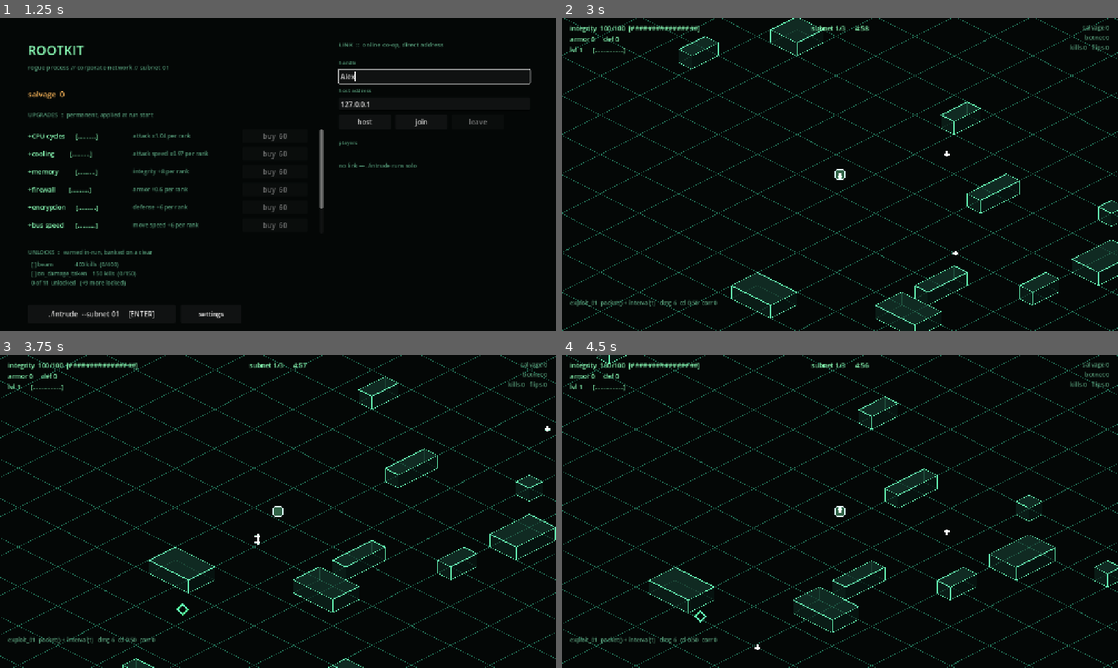
Above: before the commit, frames 1-4 (two rows, left to right).
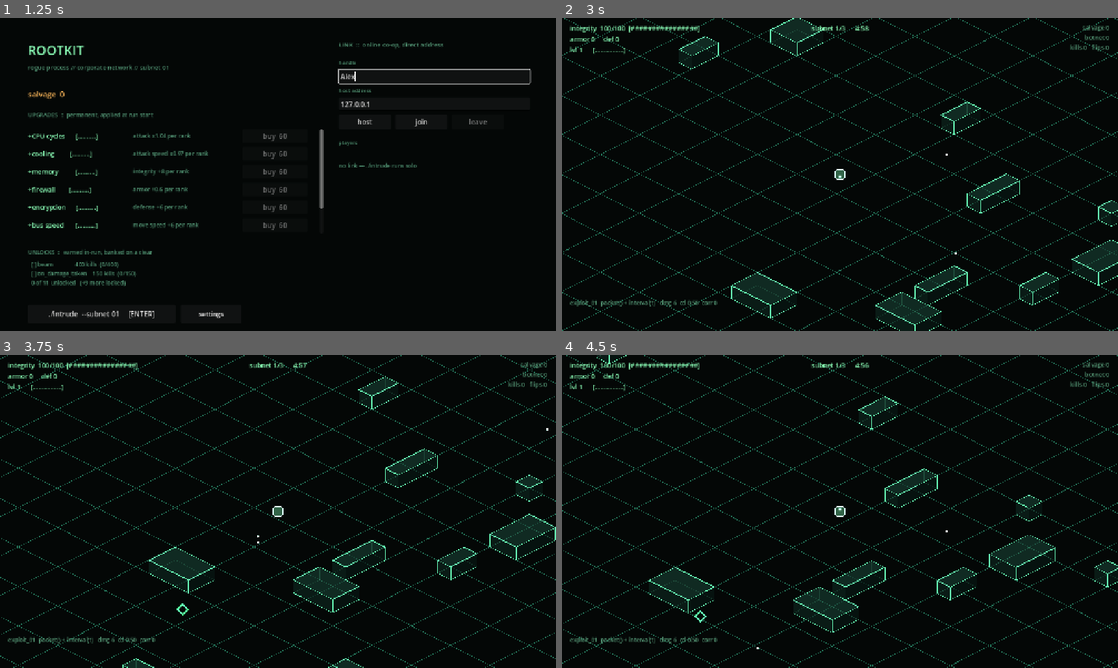
Above: after the commit, the same moments.

Repository: seanperkins/rootkit-game
Game: Godot game, scene res://scenes/main.tscn
Two runs of this game, one before a commit and one after it. Both use one fixed random seed, a clock stepped at 60 frames per second and the inputs below.
Inputs (mouse positions are in pixels of both pictures, inside the frame that each line leads up to):
- Up to frame 1 (1.25 s): click (433, 77) at 0.52 s; type "Alex" at 0.6 s
- Up to frame 2 (3 s): click "./intrude --subnet 01 [ENTER]" at 1.25 s; tap Enter (confirm) at 2 s; move the mouse to (962, 158) at 2.02 s; hold D (move_right) 2.03-2.78 s; hold Enter (confirm) 2.03-2.78 s; move the mouse to (728, 190) at 2.77 s; hold S (move_down) from 2.78 s (still down); tap R (recipes) at 2.85 s
- Up to frame 3 (3.75 s): move the mouse to (333, 442) at 3.52 s; release S (move_down) at 3.53 s; hold D (move_right) from 3.53 s (still down); tap Keypad Enter at 3.6 s
- Up to frame 4 (4.5 s): move the mouse to (812, 574) at 4.27 s; release D (move_right) at 4.28 s; hold W (move_up) from 4.28 s (still down); tap Enter (confirm) at 4.35 s

Frame 1 is identical in both runs. In frame 2, less than 0.1% of the frame differs, in the area x 49-72%, y 42-76%; in frame 3, less than 0.1%, in the area x 45-99%, y 22-61%; in frame 4, less than 0.1%.

Commit message:
feat: packet dot, mine plus and orbiter ring glyphs, and the facing tick

Diff:
--- a/scripts/run/run.gd
+++ b/scripts/run/run.gd
@@ -4449,10 +4449,11 @@
 	add_child(props)
 	props.set("target", self)
 
-## Only enemies need per-frame colour (the corruption lerp) and per-frame glyph
-## (type varies by slot). Projectiles, shards and botnet nodes are one colour and
-## one glyph for the life of the pool, and MultiMesh instance buffers persist —
-## so those are written once here instead of ~4000 setter calls every frame.
+## Only enemies and projectiles need per-frame colour and glyph (the
+## corruption lerp; a slot that is a packet, a mine or an orbiter). Shards and
+## botnet nodes are one colour and one glyph for the life of the pool, and
+## MultiMesh instance buffers persist — so those are written once here instead
+## of ~4000 setter calls every frame.
 func _prime_constant_instances(node: MultiMeshInstance2D, glyph: float, c: Color) -> void:
 	var mm := node.multimesh
 	for i in mm.instance_count:
@@ -4469,7 +4470,6 @@
 	_mm_botnet = _make_mm(26.0, 2)
 	_mm_botnet.multimesh.instance_count = MAX_BOTNET
 
-	_prime_constant_instances(_mm_proj, 4.0, Color(1.1, 1.7, 1.4))
 	_prime_constant_instances(_mm_shard, 5.0, Color(0.5, 1.3, 1.7))
 	_prime_constant_instances(_mm_botnet, 3.0, Color(1.6, 0.5, 1.6))
 
@@ -4521,9 +4521,25 @@
 		mm.set_instance_custom_data(n, Color(float(t.glyph), 0.0, 0.0, 0.0))
 	mm = _mm_proj.multimesh
 	mm.visible_instance_count = projectiles.count
+	# Glyph and colour per frame: spawn happens inside the tick, which may not
+	# touch a renderer node, and slots recycle, so a once-only stamp would need
+	# per-instance memory. Bounded by MAX_PROJECTILES. A mine pulses, because
+	# a mine you forgot you placed is a mine that kills you when the collapse
+	# pushes you back over it.
+	var beat := 0.5 + 0.5 * sin(Time.get_ticks_msec() * 0.006)
 	for i in projectiles.count:
 		mm.set_instance_transform_2d(i, Transform2D(0.0, Vector2.ONE, 0.0,
 			to_iso(_rp(projectiles, i))))
+		var glyph := 14.0
+		var col := Color(1.1, 1.7, 1.4)
+		if _mine_left[i] > 0.0:
+			glyph = 4.0
+			col = Color(2.0, 1.1, 0.4).lerp(Color(2.2, 1.3, 0.5), beat)
+		elif _orbit_left[i] > 0.0:
+			glyph = 15.0
+			col = Color(0.7, 2.0, 1.5)
+		mm.set_instance_custom_data(i, Color(glyph, 0.0, 0.0, 0.0))
+		mm.set_instance_color(i, col)
 	mm = _mm_shard.multimesh
 	mm.visible_instance_count = shards.count
 	for i in shards.count:
@@ -4986,8 +5002,8 @@
 	# steer.
 	#
 	# A disc at PLAYER_RADIUS, so what you see is exactly what collides. The
-	# arrow this replaced pointed somewhere — and the movement has no facing, so
-	# the direction it pointed was never the direction anything happened in.
+	# facing tick on the rim shows where forward weapons fire — facing follows
+	# the last non-zero movement.
 	# Every LIVE slot is drawn, a teammate in its own hue under a name tag; an
 	# ABSENT slot sits dimmed where it parked; a DEAD one is gone.
 	var pf := ThemeDB.fallback_font
@@ -4998,6 +5014,9 @@
 		var a: float = e[2]
 		draw_circle(o, PLAYER_RADIUS, Color(c.r * 0.22, c.g * 0.22, c.b * 0.22, a))
 		draw_arc(o, PLAYER_RADIUS, 0.0, TAU, 28, Color(c.r, c.g, c.b, a), 2.0)
+		var tip := to_iso(player_render_pos[ps] + player_facing[ps] * (PLAYER_RADIUS + 9.0))
+		var rim := to_iso(player_render_pos[ps] + player_facing[ps] * PLAYER_RADIUS)
+		draw_line(rim, tip, Color(c.r, c.g, c.b, a), 2.0)
 		var tag: String = e[3]
 		if tag != "":
 			draw_string(pf, o + Vector2(0.0, -PLAYER_RADIUS - 6.0), tag,
--- a/shaders/glyph.gdshader
+++ b/shaders/glyph.gdshader
@@ -39,7 +39,7 @@
 		float h = max(abs(p.x) * 0.866 + abs(p.y) * 0.5, abs(p.y));
 		a = max(ring(h, 0.40, 0.09), ring(h, 0.22, 0.07));
 	} else if (g == 4) {
-		// packet — a plus
+		// mine — a plus (the projectile pool's mines; packets are g == 14)
 		float v = (1.0 - smoothstep(0.10, 0.19, abs(p.x))) * step(abs(p.y), 0.42);
 		float hh = (1.0 - smoothstep(0.10, 0.19, abs(p.y))) * step(abs(p.x), 0.42);
 		a = max(v, hh);
@@ -63,7 +63,7 @@
 		float ang = atan(p.y, p.x) / 6.2832 + 0.5;
 		a = br * step(0.34, abs(fract(ang * 4.0) - 0.5) * 2.0);
 	} else if (g == 9) {
-		// probe — a boxed sight, distinct from the packet plus
+		// probe — a boxed sight, distinct from the mine plus and the packet dot
 		a = max(ring(max(abs(p.x), abs(p.y)), 0.31, 0.09),
 			1.0 - smoothstep(0.05, 0.11, length(p)));
 	} else if (g == 10) {
@@ -82,6 +82,12 @@
 		float ang2 = atan(p.y, p.x);
 		float spikes = 0.30 + 0.10 * cos(ang2 * 8.0);
 		a = ring(length(p), spikes, 0.11);
+	} else if (g == 14) {
+		// packet — a period
+		a = 1.0 - smoothstep(0.14, 0.22, length(p));
+	} else if (g == 15) {
+		// orbiter — a small ring
+		a = ring(length(p), 0.26, 0.09);
 	} else {
 		// data shard — solid pip
 		a = 1.0 - smoothstep(0.22, 0.34, length(p));
